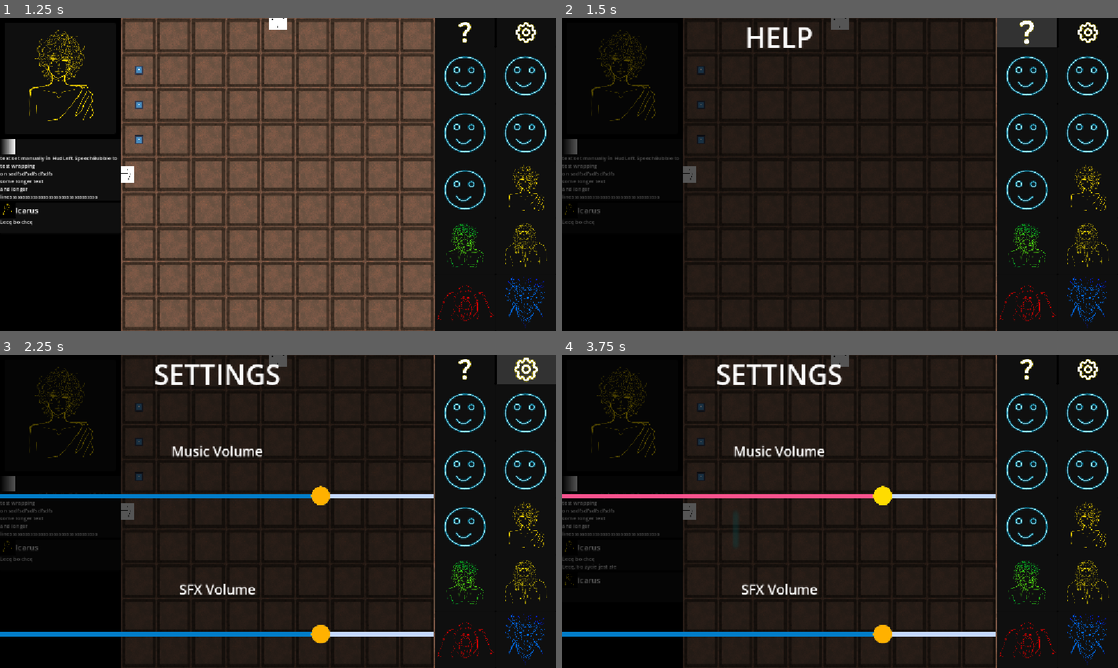
Above: before the commit, frames 1-4 (two rows, left to right).
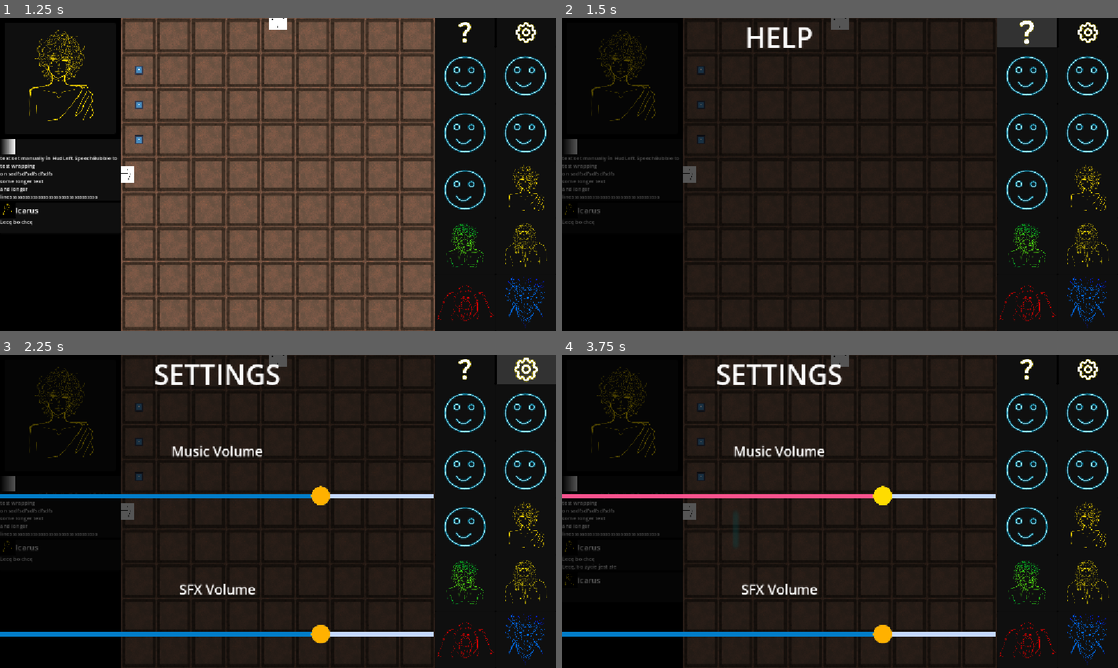
Above: after the commit, the same moments.

Repository: Wallted/ldjam-60
Game: Godot game, scene res://main.tscn
The game is run twice, just before and just after one commit, with the same random seed, the same clock (stepped at 60 frames per second) and the same inputs. The engine's default icon, where the game draws it, is replaced by a stand-in: a white triangle on a blue panel in a dark square.
Inputs (mouse positions are in pixels of both pictures, inside the frame that each line leads up to):
- Up to frame 1 (1.25 s): tap Enter at 0.5 s; move the mouse to (16, 71) at 0.52 s; hold W from 0.53 s (still down); tap R (rotate) at 0.6 s; click (16, 71) at 0.67 s
- Up to frame 2 (1.5 s): release W at 1.25 s; click (1029, 33) at 1.25 s
- Up to frame 3 (2.25 s): click (528, 370) at 2 s
- Up to frame 4 (3.75 s): tap Space at 2.75 s; move the mouse to (728, 527) at 2.77 s; tap T at 2.85 s; tap Enter at 3.5 s; move the mouse to (578, 511) at 3.52 s; hold W from 3.53 s (still down); tap R (rotate) at 3.6 s; click (578, 511) at 3.67 s

Frame 1 is identical in both runs. In frame 2, 0.2% of the frame differs, in the area x 78-79%, y 0-100%; in frame 3, 0.2%; in frame 4, 0.2%.

Commit message:
touchup fixes
Signed-off-by: Grzegorz Choinski <grzegorzchoinski97@gmail.com>

Diff:
--- a/help.tscn
+++ b/help.tscn
@@ -11,7 +11,7 @@
 
 [node name="HelpBackground" type="ColorRect" parent="." unique_id=1368744737]
 layout_mode = 0
-offset_right = 900.0
+offset_right = 902.0
 offset_bottom = 648.0
 color = Color(0, 0, 0, 0.6666667)
 
--- a/settings.tscn
+++ b/settings.tscn
@@ -25,7 +25,7 @@
 
 [node name="SettingsBackground" type="ColorRect" parent="." unique_id=482692681]
 layout_mode = 0
-offset_right = 900.0
+offset_right = 902.0
 offset_bottom = 648.0
 color = Color(0, 0, 0, 0.6666667)
 
Not shown, added: HUD/img/celt_asleep.png.import
Not shown, added: HUD/img/celt_awake.png.import
Not shown, added: HUD/img/goliath_asleep.png.import
Not shown, added: HUD/img/goliath_awake.png.import
